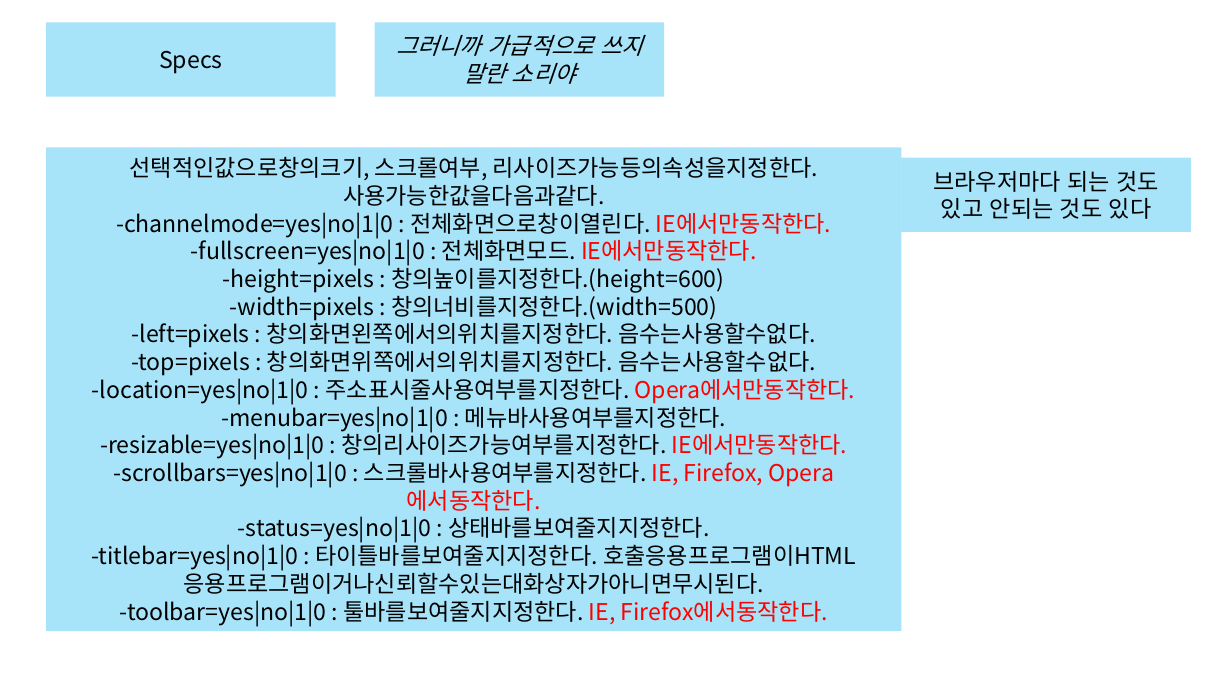
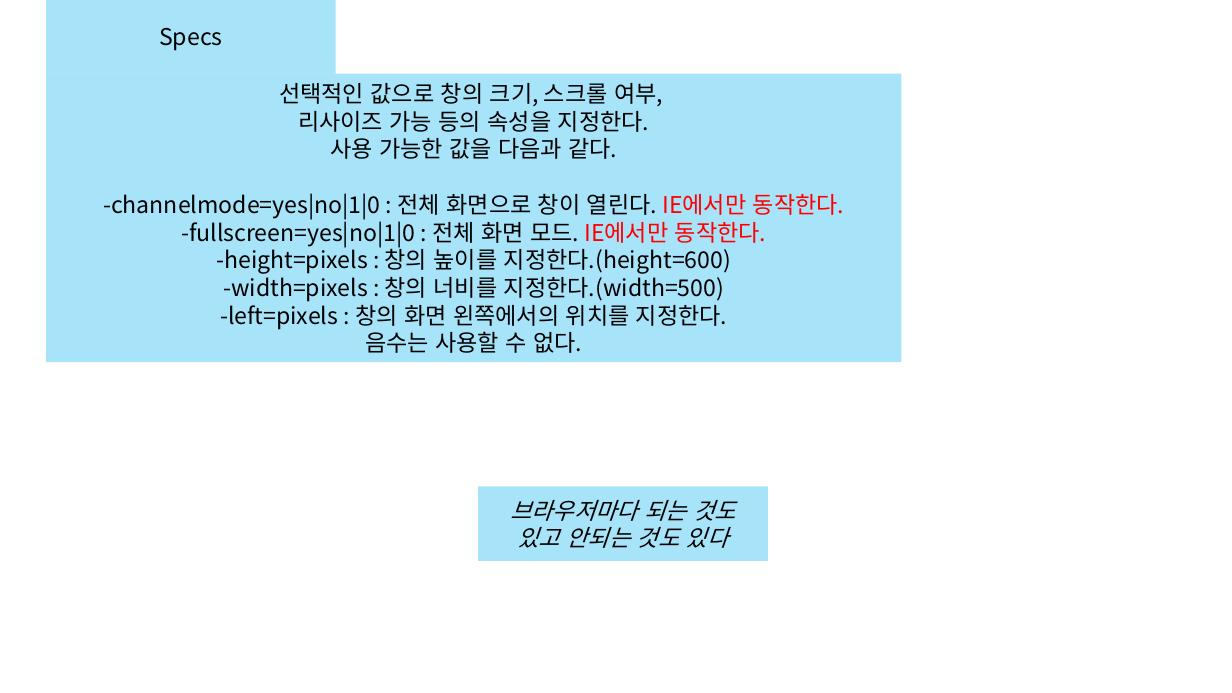
Before and after one commit to Linea89kr/classSIAT, a slide deck: slide 3 of 99. Lecture note in ppt/10. BOM, Storage, IndexDB.pptx. Drawn at 1232x693 pixels with LibreOffice and Linux fonts; fonts in the diff are those of the drawing. Boxes give left, top, right and bottom in pixels: in the first picture for what was removed or moved away, otherwise in the second. Text is boxed around its words. In the diff, an @@ line names an element or a change of style, - is before the commit and + after.

Commit message:
ppt fixed

```diff
--- a/99. Lecture note in ppt/10. BOM, Storage, IndexDB.pptx
+++ b/99. Lecture note in ppt/10. BOM, Storage, IndexDB.pptx
@@ rectangle "Specs": place and size @@
-rectangle "Specs" at box(46, 22, 335, 97)
+rectangle "Specs" at box(46, 0, 335, 74)
@@ rectangle removed at box(374, 22, 664, 97) @@
-그러니까 가급적으로 쓰지 말란 소리야
@@ rectangle "선택적인 값으로 창의 크기, 스크롤 ...": place and size @@
-rectangle "선택적인 값으로 창의 크기, 스크롤 ..." at box(46, 148, 901, 631)
+rectangle "선택적인 값으로 창의 크기, 스크롤 ..." at box(46, 74, 901, 362)
@@ text in rectangle at box(103, 82, 844, 353): text changed @@
-선택적인값으로창의크기, 스크롤여부, 리사이즈가능등의속성을지정한다. 사용가능한값을다음과같다.
--channelmode=yes|no|1|0 : 전체화면으로창이열린다. IE에서만동작한다.
--fullscreen=yes|no|1|0 : 전체화면모드. IE에서만동작한다.
--height=pixels : 창의높이를지정한다.(height=600)
--width=pixels : 창의너비를지정한다.(width=500)
--left=pixels : 창의화면왼쪽에서의위치를지정한다. 음수는사용할수없다.
--top=pixels : 창의화면위쪽에서의위치를지정한다. 음수는사용할수없다.
--location=yes|no|1|0 : 주소표시줄사용여부를지정한다. Opera에서만동작한다.
--menubar=yes|no|1|0 : 메뉴바사용여부를지정한다.
--resizable=yes|no|1|0 : 창의리사이즈가능여부를지정한다. IE에서만동작한다.
--scrollbars=yes|no|1|0 : 스크롤바사용여부를지정한다. IE, Firefox, Opera에서동작한다.
--status=yes|no|1|0 : 상태바를보여줄지지정한다.
--titlebar=yes|no|1|0 : 타이틀바를보여줄지지정한다. 호출응용프로그램이HTML 응용프로그램이거나신뢰할수있는대화상자가아니면무시된다.
--toolbar=yes|no|1|0 : 툴바를보여줄지지정한다. IE, Firefox에서동작한다.
+선택적인 값으로 창의 크기, 스크롤 여부,
+리사이즈 가능 등의 속성을 지정한다.
+사용 가능한 값을 다음과 같다.
+-channelmode=yes|no|1|0 : 전체 화면으로 창이 열린다. IE에서만 동작한다.
+-fullscreen=yes|no|1|0 : 전체 화면 모드. IE에서만 동작한다.
+-height=pixels : 창의 높이를 지정한다.(height=600)
+-width=pixels : 창의 너비를 지정한다.(width=500)
+-left=pixels : 창의 화면 왼쪽에서의 위치를 지정한다.
+음수는 사용할 수 없다.
@@ rectangle "브라우저마다 되는 것도 있고 안되는 ...": place and size @@
-rectangle "브라우저마다 되는 것도 있고 안되는 ..." at box(901, 158, 1190, 233)
+rectangle "브라우저마다 되는 것도 있고 안되는 ..." at box(479, 486, 768, 561)
@@ rectangle "브라우저마다 되는 것도 있고 안되는 ..." at box(479, 486, 768, 561): italic on @@
```
Also in this commit, not shown: 2 other slides changed, 1 slide added, 6 other files.
